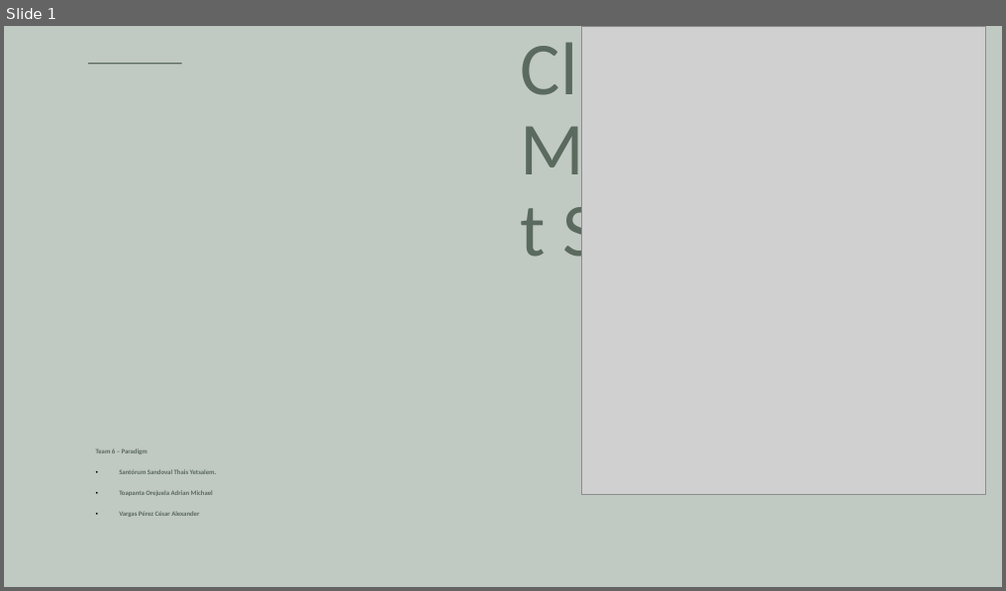
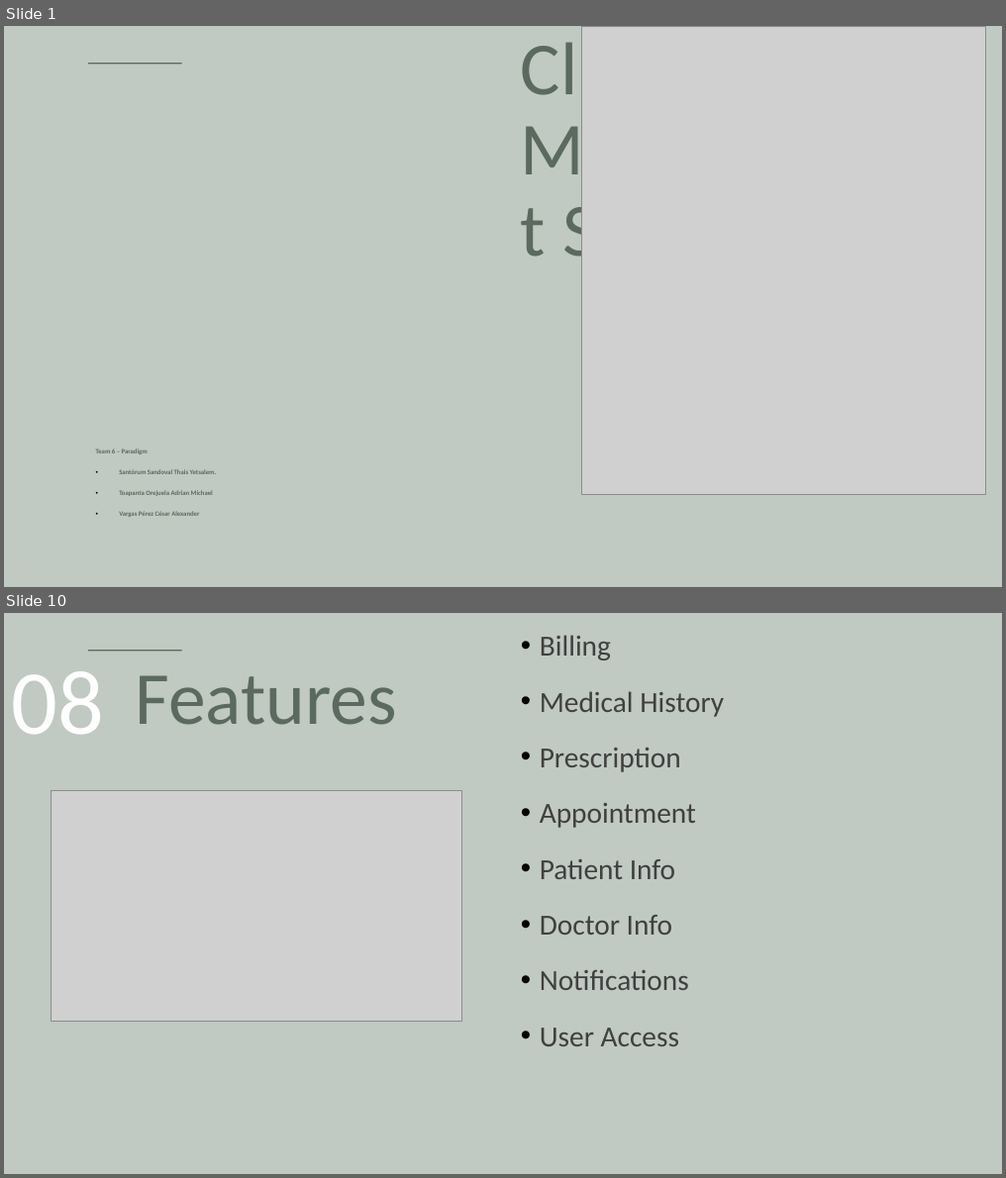
Before and after one commit to salemyst/T6_OPP_Clinic-Management-System, a slide deck: 03Documentation/Clinic Management System.odp. Shown one above the other, each under a label of ours: slide 1 before the commit, slides 1 and 10 after it; the slides between them are not shown. The pictures are 1006x591 and 1006x1178 pixels, drawn with LibreOffice and Linux fonts; fonts in the diff are those of the drawing; grey boxes stand for pictures. Boxes give left, top, right and bottom in pixels: in the first picture for what was removed or moved away, otherwise in the second. Text is boxed around its words. In the diff, an @@ line names an element or a change of style, - is before the commit and + after.

Commit message:
v 0.7.14

```diff
--- a/03Documentation/Clinic Management System.odp
+++ b/03Documentation/Clinic Management System.odp
@@ slide 10 added at box(4, 613, 1002, 1174), background #C0C9C2; not listed: 1 template element that a slide beside it also shows @@
@@ title added at box(540, 635, 724, 1047), 28 pt, text #404040 @@
+• Billing
+• Medical History
+• Prescription
+• Appointment
+• Patient Info
+• Doctor Info
+• Notifications
+• User Access
@@ text added at box(11, 671, 103, 735), 88 pt, text #FFFFFF @@
+08
@@ title added at box(136, 675, 397, 725), 72 pt, text #5B6A5E @@
+Features
@@ picture added at box(52, 790, 462, 1022) @@
```
Also in this commit, not shown: 9 slides changed.
